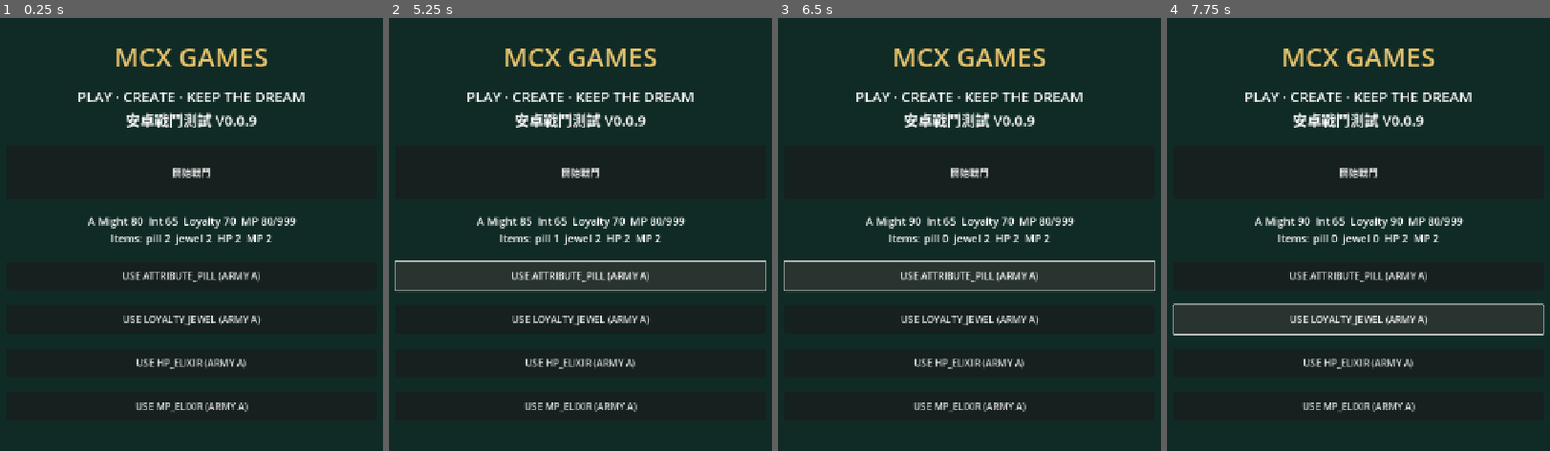
Above: before the commit, frames 1-4 (left to right).
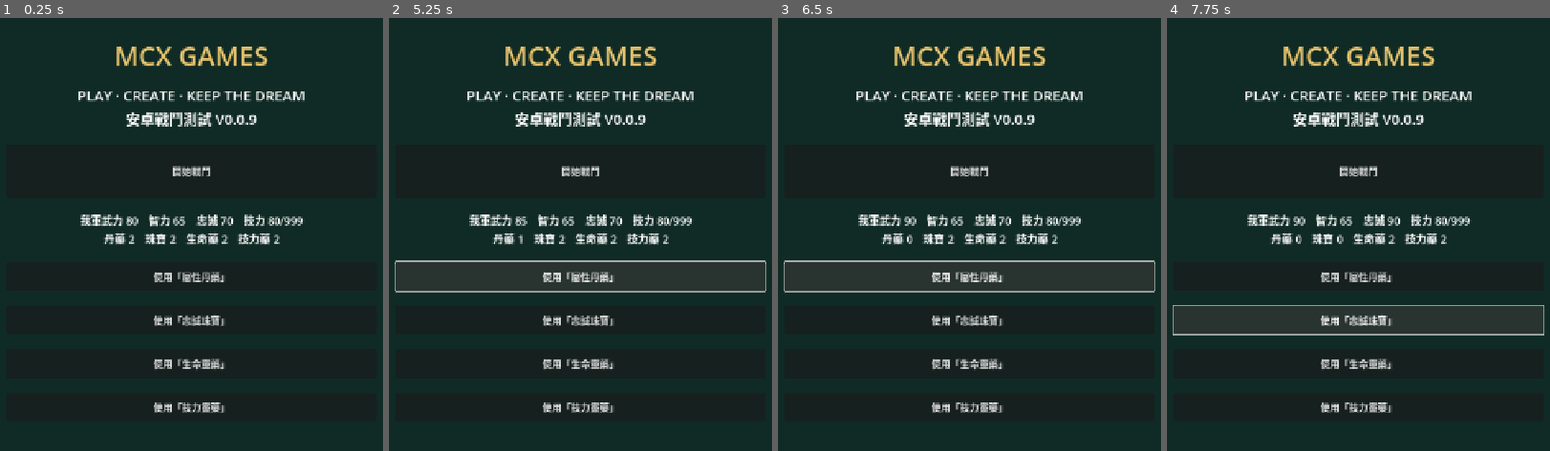
Above: after the commit, the same moments.

Repository: snowfire0918-ui/mcx-godot-test
Game: Godot game, scene res://scenes/main.tscn
Same seed, same stepped clock (60 frames per second), same inputs: the game is played once before the commit and once after it.
Inputs (mouse positions are in pixels of both pictures, inside the frame that each line leads up to):
- Up to frame 1 (0.25 s): no input
- Up to frame 2 (5.25 s): click "開始戰鬥" at 0.5 s; click "重新開始" at 1.25 s; click "重新開始" at 2 s; click "返回" at 2.75 s; click "開始戰鬥" at 3.5 s; click "返回" at 4.25 s; click (580, 273) at 5 s, where only the run before the commit has a clickable "USE ATTRIBUTE_PILL (ARMY A)"
- Up to frame 3 (6.5 s): click (969, 277) at 5.75 s, where only the run after the commit has a clickable "使用「屬性丹藥」"
- Up to frame 4 (7.75 s): click (1358, 321) at 6.5 s, where only the run before the commit has a clickable "USE LOYALTY_JEWEL (ARMY A)"; click (1358, 321) at 7.25 s, where only the run after the commit has a clickable "使用「忠誠珠寶」"

The runs differ from the first frame. In frame 1, 5.9% of the frame differs, in the area x 20-80%, y 6-92%; in frame 2, 6.6%; in frame 3, 6.6%; in frame 4, 7.0%, in the area x 1-99%, y 6-92%.

Commit message:
Translate consumable buttons and general stats

Diff:
--- a/scripts/main.gd
+++ b/scripts/main.gd
@@ -39,6 +39,7 @@
 # Prototype item stock: permanent attributes +1..10, loyalty jewels, and HP/MP elixirs +10..50.
 var inventory := {"attribute_pill": 2, "loyalty_jewel": 2, "hp_elixir": 2, "mp_elixir": 2}
 var item_info: Label
+const ITEM_NAMES := {"attribute_pill": "屬性丹藥", "loyalty_jewel": "忠誠珠寶", "hp_elixir": "生命靈藥", "mp_elixir": "技力靈藥"}
 
 func _ready() -> void:
     _make_ui()
@@ -95,7 +96,7 @@
     item_info = _label("", 18)
     home.add_child(item_info)
     for item_key in ["attribute_pill", "loyalty_jewel", "hp_elixir", "mp_elixir"]:
-        var item_button := _button("USE " + item_key.to_upper() + " (ARMY A)")
+        var item_button := _button("使用「" + ITEM_NAMES[item_key] + "」")
         item_button.custom_minimum_size.y = 48.0
         item_button.pressed.connect(_use_item.bind(item_key))
         home.add_child(item_button)
@@ -123,7 +124,7 @@
     if item_info == null:
         return
     var s: Dictionary = general_stats[0]
-    item_info.text = "A Might %d  Int %d  Loyalty %d  MP %d/999\nItems: pill %d  jewel %d  HP %d  MP %d" % [int(s["might"]), int(s["intellec …(163 unchanged characters)…
+    item_info.text = "我軍武力 %d　智力 %d　忠誠 %d　技力 %d/999\n丹藥 %d　珠寶 %d　生命藥 %d　技力藥 %d" % [int(s["might"]), int(s["intellec …(163 unchanged characters)…
 
 func _label(value: String, font_size: int) -> Label:
     var l := Label.new()
